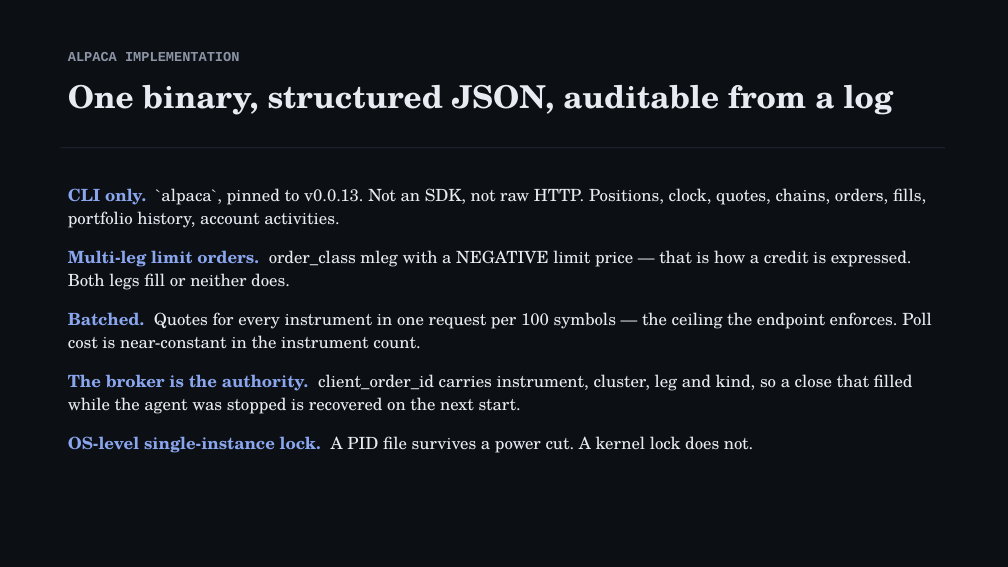
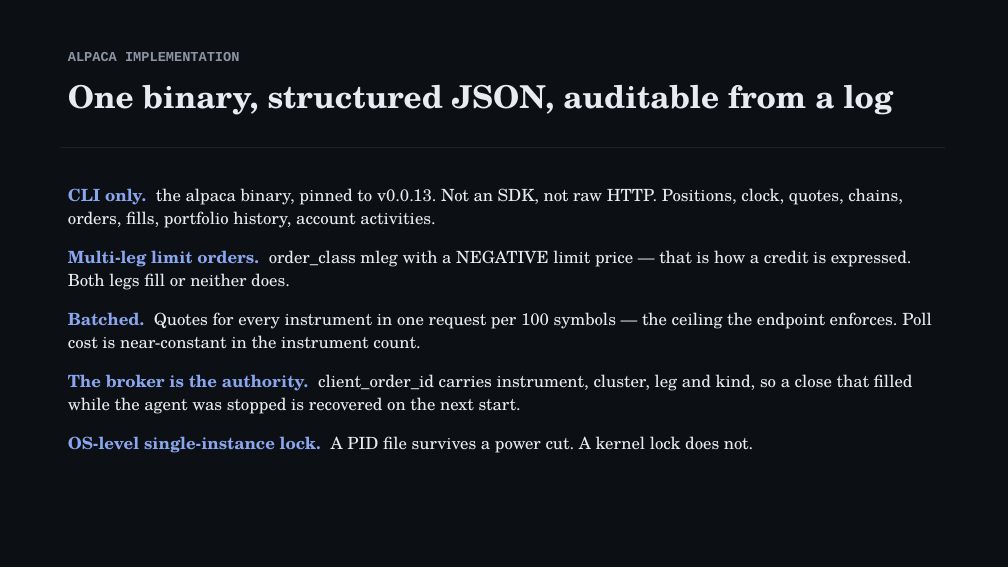
Before and after one commit to Hanky27/KangarooOptions, a slide deck: slide 6 of docs/deck.pptx. Drawn at 1008x567 pixels with LibreOffice and Linux fonts; fonts in the diff are those of the drawing. Boxes give left, top, right and bottom in pixels: in the first picture for what was removed or moved away, otherwise in the second. Text is boxed around its words. In the diff, an @@ line names an element or a change of style, - is before the commit and + after.

```diff
--- a/docs/deck.pptx
+++ b/docs/deck.pptx
@@ text at (68, 188, 903, 228): text changed @@
-CLI only. `alpaca`, pinned to v0.0.13. Not an SDK, not raw HTTP. Positions, clock, quotes, chains, orders, fills, portfolio history, account activities.
+CLI only. the alpaca binary, pinned to v0.0.13. Not an SDK, not raw HTTP. Positions, clock, quotes, chains, orders, fills, portfolio history, account activities.
```
Also in this commit, not shown: 1 other file.
